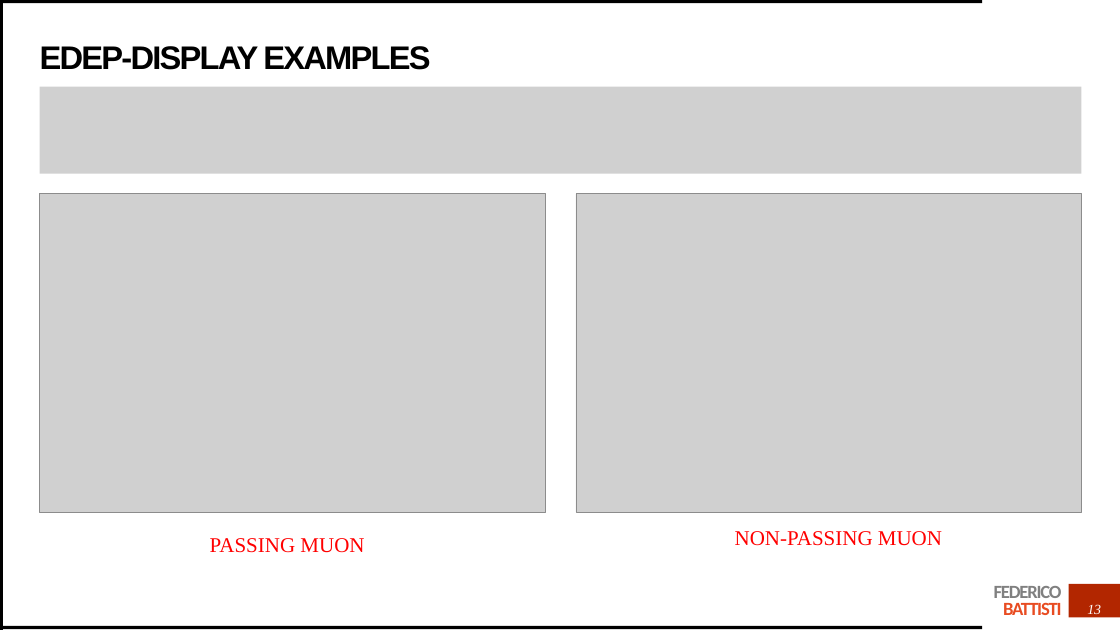
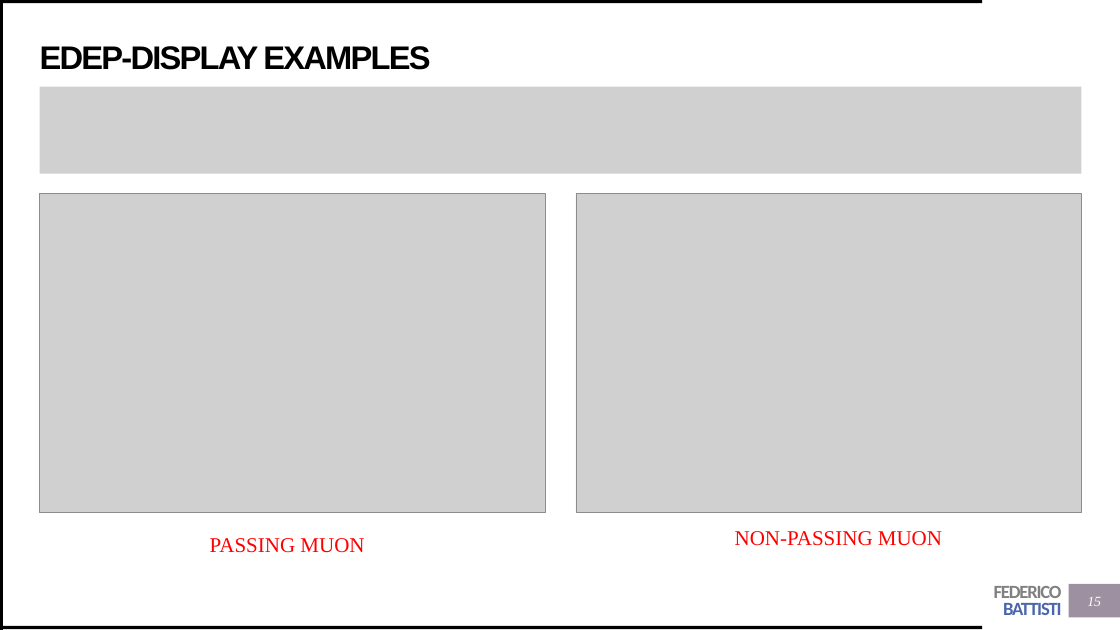
Before and after one commit to Trenchcoat95/OxfordCode, a slide deck: slide 15 of DUNE first presentation.pptx (slide 13 before the commit). Drawn at 1120x630 pixels with LibreOffice and Linux fonts; fonts in the diff are those of the drawing; grey boxes stand for pictures. Boxes give left, top, right and bottom in pixels: in the first picture for what was removed or moved away, otherwise in the second. Text is boxed around its words. In the diff, an @@ line names an element or a change of style, - is before the commit and + after.

```diff
--- a/DUNE first presentation.pptx
+++ b/DUNE first presentation.pptx
@@ text "FEDERICO BATTISTI" at (994, 586, 1062, 615): text colour #E84C22 to #4A66AC in "BATTISTI" @@
@@ rectangle at (1069, 584, 1120, 618): fill #B22600 to #9D90A0 @@
@@ page number added at (1087, 597, 1101, 606), 12 pt, text #FFFFFF, italic @@
+15
@@ page number removed at (1087, 604, 1101, 614) @@
-13
```
Also in this commit, not shown: 16 other slides changed, 4 slides added, 8 other files.
